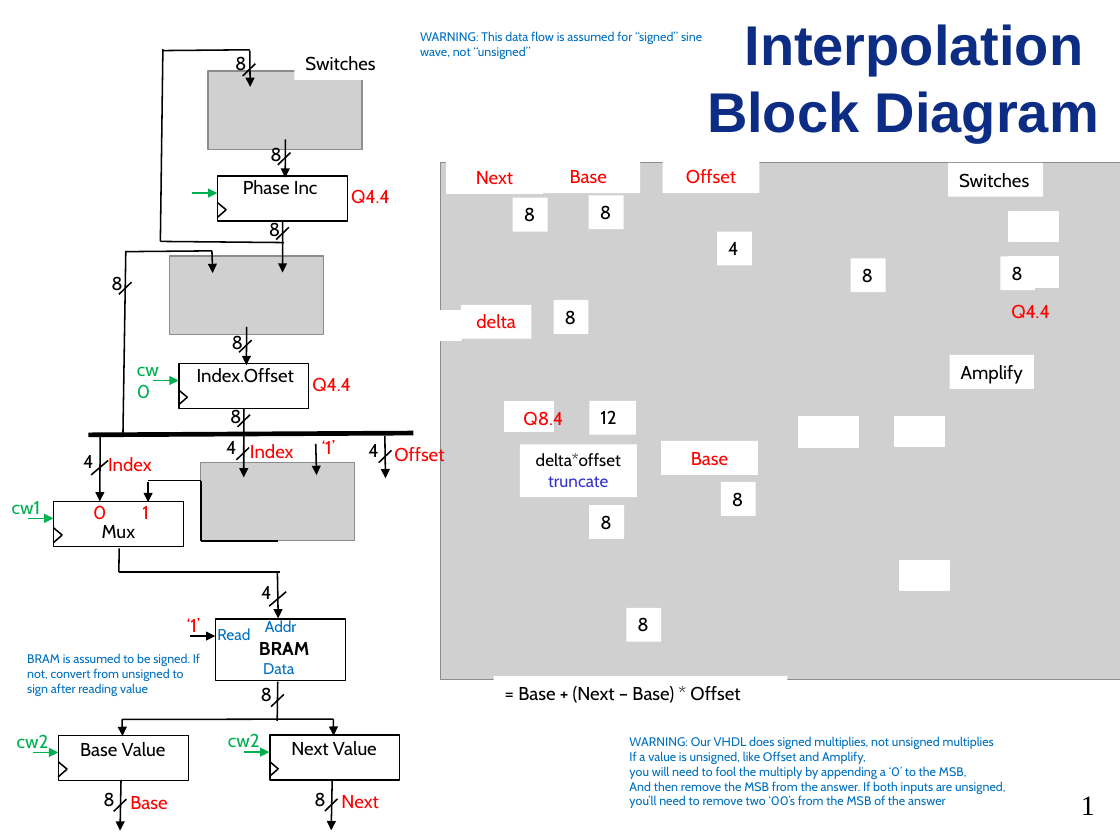
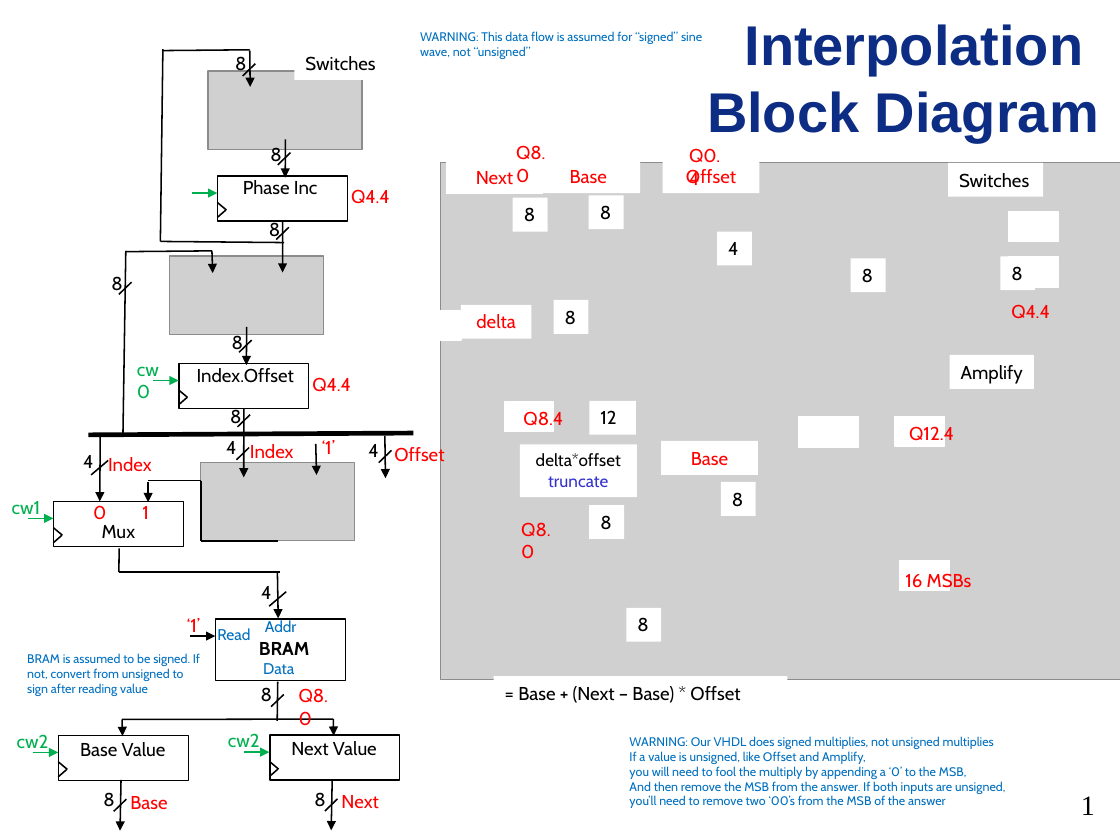
Before and after one commit to GeorgeYork/ECE383_web, a slide deck: slide 1 of lab/lab4/Interpolation_block_diagram.pptx. Drawn at 1120x840 pixels with LibreOffice and Linux fonts; fonts in the diff are those of the drawing; grey boxes stand for pictures. Boxes give left, top, right and bottom in pixels: in the first picture for what was removed or moved away, otherwise in the second. Text is boxed around its words. In the diff, an @@ line names an element or a change of style, - is before the commit and + after.

Commit message:
fix Qs

```diff
--- a/lab/lab4/Interpolation_block_diagram.pptx
+++ b/lab/lab4/Interpolation_block_diagram.pptx
@@ text added at <box>516,145,545,183</box>, 12 pt, text #FF0000 @@
+Q8.0
@@ text added at <box>689,148,720,185</box>, 12 pt, text #FF0000 @@
+Q0.4
@@ text added at <box>909,425,954,446</box>, 12 pt, text #FF0000 @@
+Q12.4
@@ text added at <box>521,522,550,559</box>, 12 pt, text #FF0000 @@
+Q8.0
@@ text added at <box>905,572,972,593</box>, 12 pt, text #FF0000 @@
+16 MSBs
@@ text added at <box>299,688,328,726</box>, 12 pt, text #FF0000 @@
+Q8.0
```
